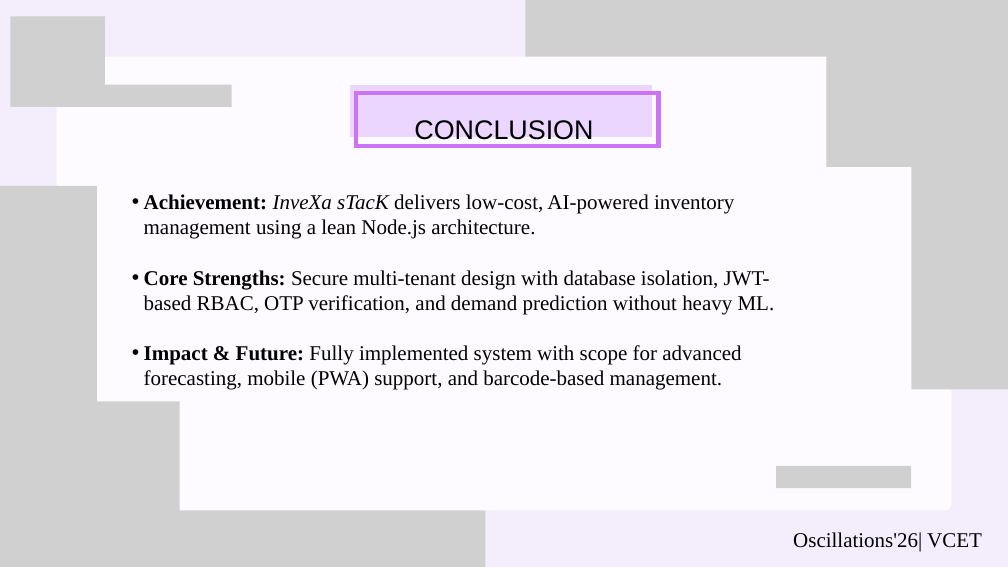
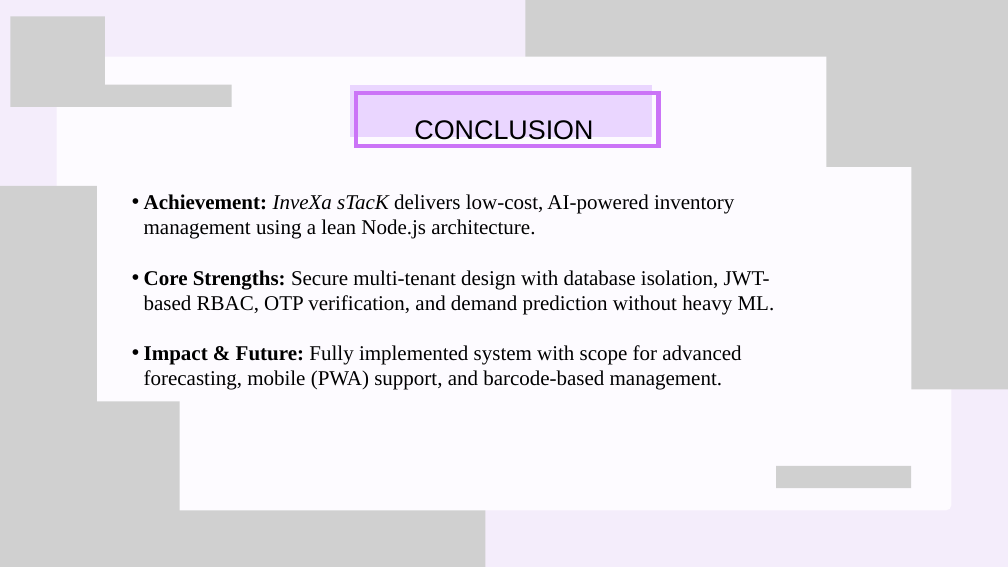
Before and after one commit to aklesh090/InveXa-sTacK-1.1, a slide deck: slide 9 of INVEXA.pptx (slide 10 before the commit). Drawn at 1008x567 pixels with LibreOffice and Linux fonts; fonts in the diff are those of the drawing; grey boxes stand for pictures. Boxes give left, top, right and bottom in pixels: in the first picture for what was removed or moved away, otherwise in the second. Text is boxed around its words. In the diff, an @@ line names an element or a change of style, - is before the commit and + after.

```diff
--- a/INVEXA.pptx
+++ b/INVEXA.pptx
@@ text removed at (793,532,982,552) @@
-Oscillations'26| VCET
```
Also in this commit, not shown: 10 other slides changed, 1 slide removed, 8 other files.
